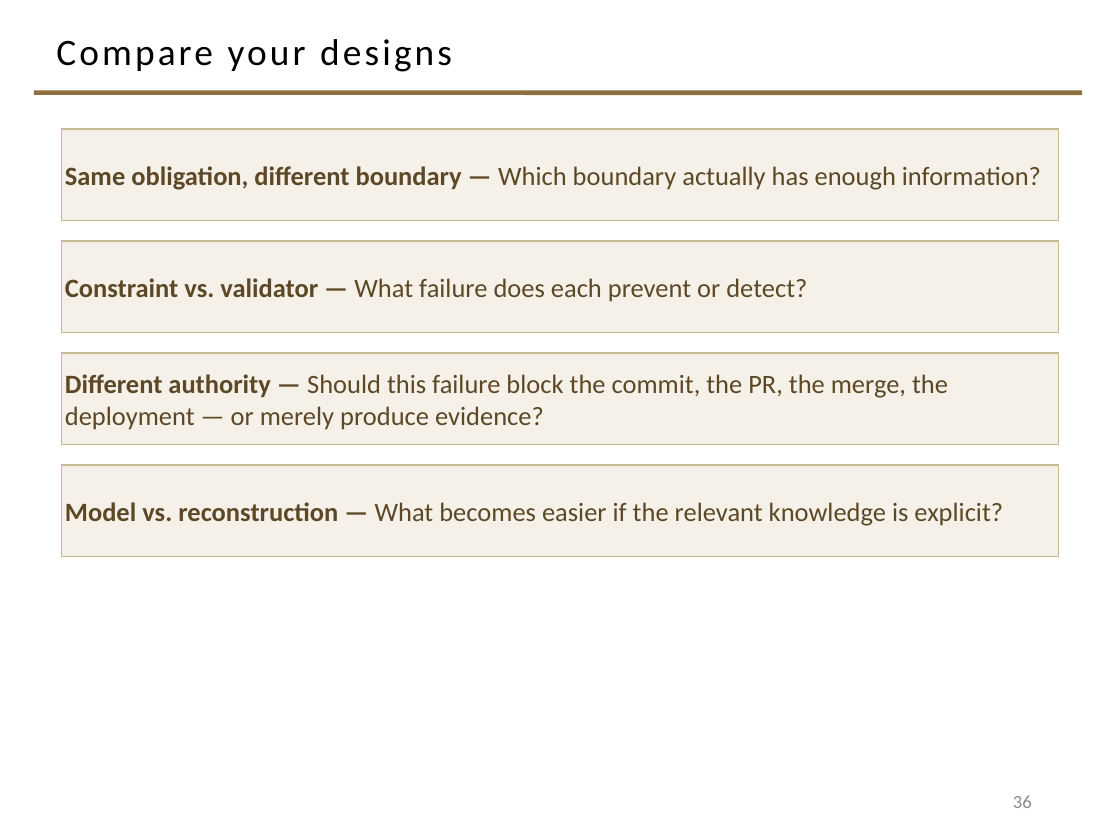
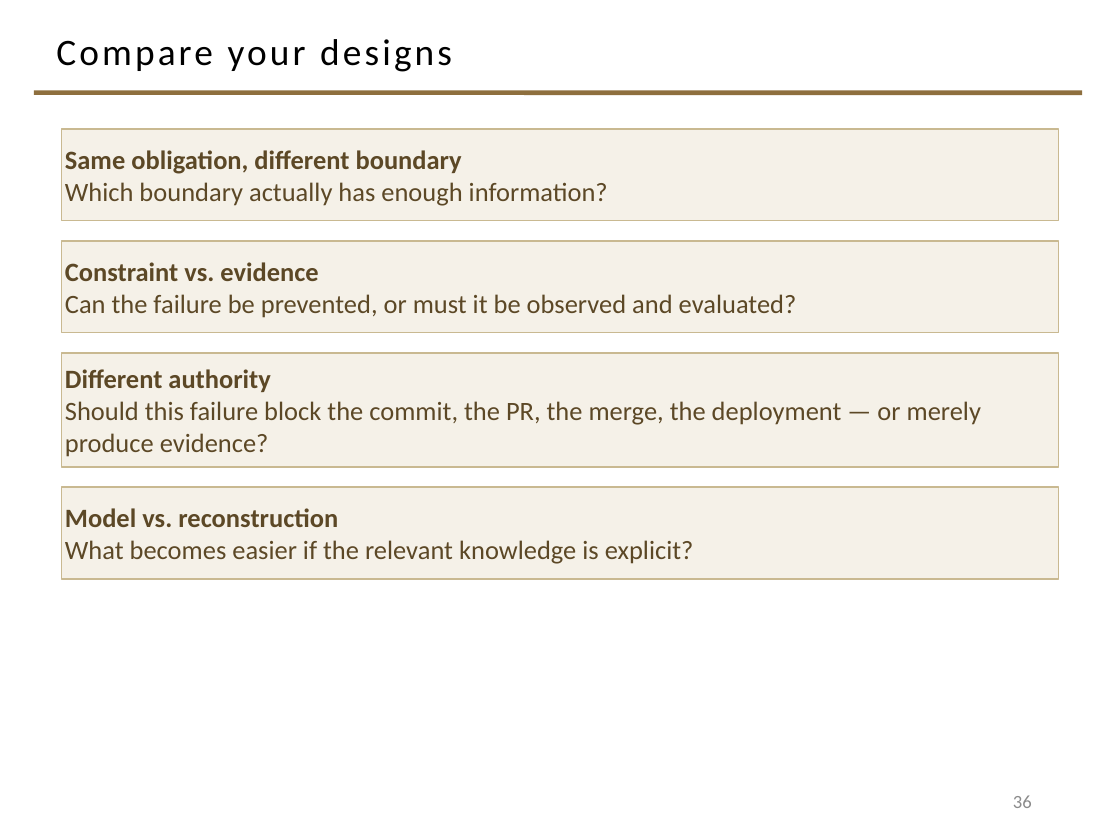
Before and after one commit to davisjam/model-based-agentic-software-engineering, a slide deck: slide 36 of course/lectures/act-2-delegation-and-control/03-alignment/2-3-Alignment.pptx. Drawn at 1120x840 pixels with LibreOffice and Linux fonts; fonts in the diff are those of the drawing; background and template pictures are left out. Boxes give left, top, right and bottom in pixels: in the first picture for what was removed or moved away, otherwise in the second. Text is boxed around its words. In the diff, an @@ line names an element or a change of style, - is before the commit and + after.

```diff
--- a/course/lectures/act-2-delegation-and-control/03-alignment/2-3-Alignment.pptx
+++ b/course/lectures/act-2-delegation-and-control/03-alignment/2-3-Alignment.pptx
@@ text in rectangle at [65, 150, 608, 206]: text changed @@
-Same obligation, different boundary — Which boundary actually has enough information?
+Same obligation, different boundary
+Which boundary actually has enough information?
@@ text in rectangle at [65, 262, 797, 318]: text changed @@
-Constraint vs. validator — What failure does each prevent or detect?
+Constraint vs. evidence
+Can the failure be prevented, or must it be observed and evaluated?
@@ rectangle "Different authority": place and size @@
-rectangle "Different authority" at [62, 353, 1058, 445]
+rectangle "Different authority" at [62, 353, 1058, 467]
@@ text in rectangle at [65, 369, 981, 457]: text changed @@
-Different authority — Should this failure block the commit, the PR, the merge, the deployment — or merely produce evidence?
+Different authority
+Should this failure block the commit, the PR, the merge, the deployment — or merely produce evidence?
@@ rectangle "Model vs. reconstruction": place and size @@
-rectangle "Model vs. reconstruction" at [62, 465, 1058, 557]
+rectangle "Model vs. reconstruction" at [62, 487, 1058, 579]
@@ text in rectangle at [65, 508, 694, 564]: text changed @@
-Model vs. reconstruction — What becomes easier if the relevant knowledge is explicit?
+Model vs. reconstruction
+What becomes easier if the relevant knowledge is explicit?
```
Also in this commit, not shown: 10 other slides changed.
